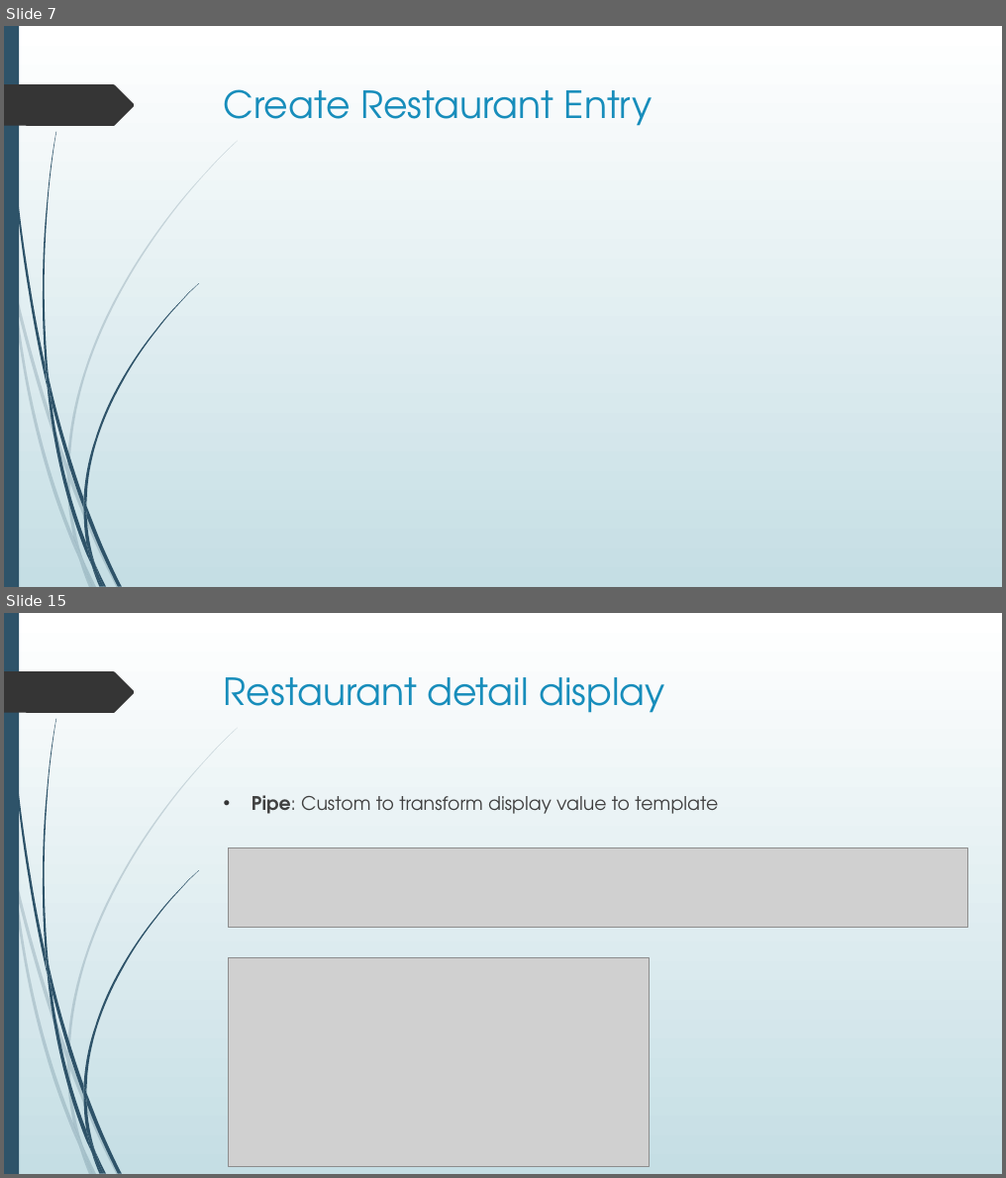
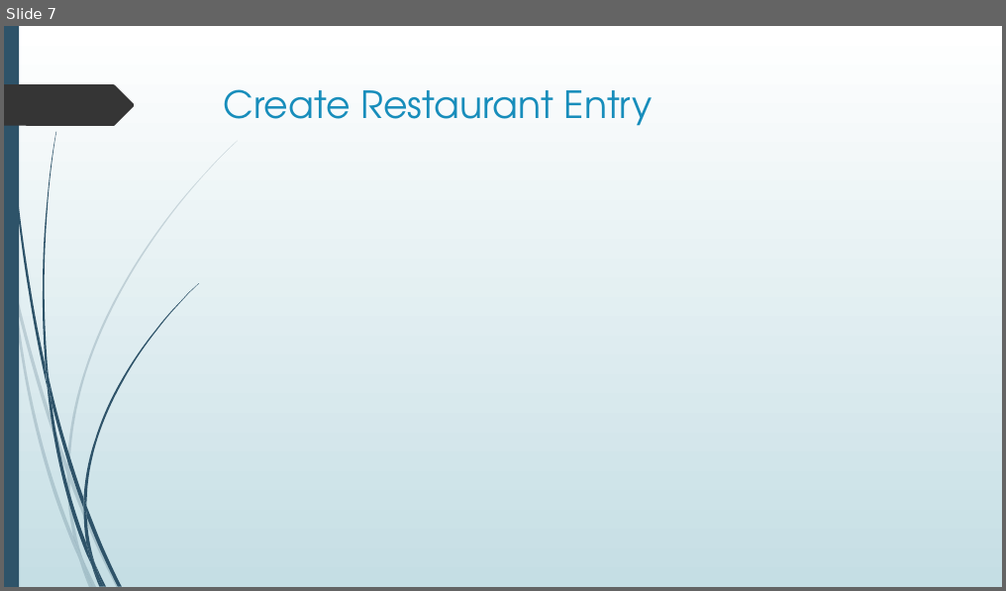
Before and after one commit to thienanmum/restaurantfinder, a slide deck: docs/RestaurantFinder.pptx. Shown one above the other, each under a label of ours: slides 7 and 15 before the commit, slide 7 after it; the slides between them are not shown. The pictures are 1006x1178 and 1006x591 pixels, drawn with LibreOffice and Linux fonts; fonts in the diff are those of the drawing; grey boxes stand for pictures. Boxes give left, top, right and bottom in pixels: in the first picture for what was removed or moved away, otherwise in the second. Text is boxed around its words. In the diff, an @@ line names an element or a change of style, - is before the commit and + after.

```diff
--- a/docs/RestaurantFinder.pptx
+++ b/docs/RestaurantFinder.pptx
@@ slide 15 removed at <box>4,613,1002,1174</box>, background gradient #FFFFFF to #C5DEE5; not listed: 24 template elements that a slide beside it also shows @@
@@ title removed at <box>224,677,665,713</box> @@
-Restaurant detail display
@@ text removed at <box>252,795,718,814</box> @@
-• Pipe: Custom to transform display value to template
@@ picture removed at <box>229,849,968,928</box> @@
@@ picture removed at <box>229,959,648,1167</box> @@
```
Also in this commit, not shown: 1 slide changed, 2 slides added, 6 other slides removed.
